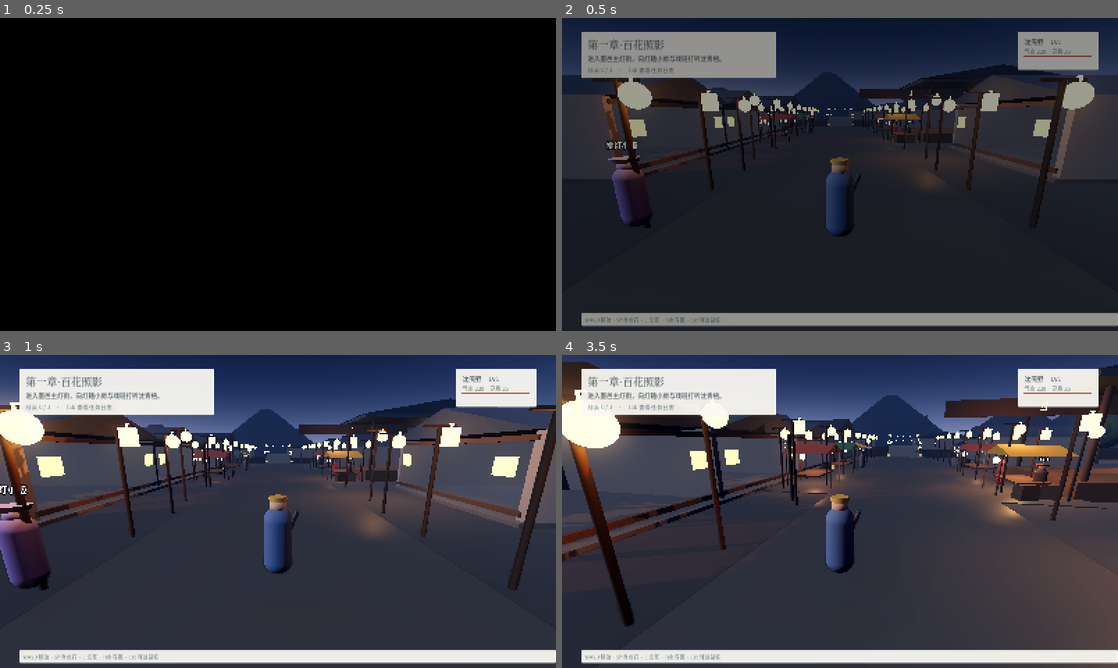
Above: before the commit, frames 1-4 (two rows, left to right).
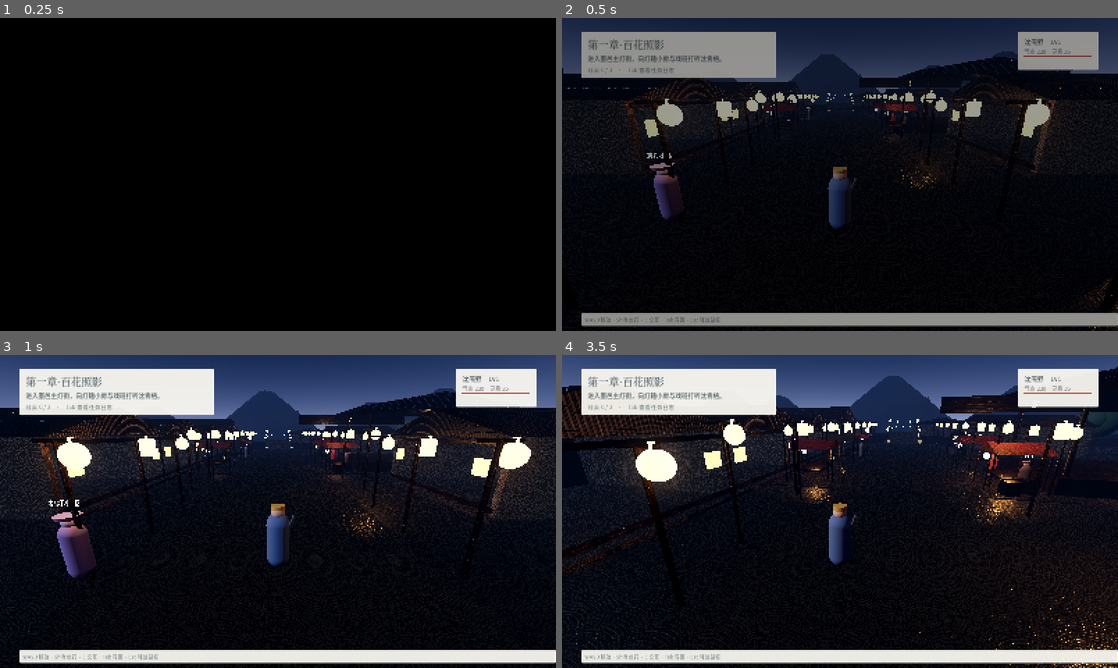
Above: after the commit, the same moments.

Repository: zhihu-baihe/zhihu
Game: Godot game, scene res://scenes/main.tscn
Same seed, same stepped clock (60 frames per second), same inputs: the game is played once before the commit and once after it.
Inputs (mouse positions are in pixels of both pictures, inside the frame that each line leads up to):
- Up to frame 1 (0.25 s): no input
- Up to frame 2 (0.5 s): no input
- Up to frame 3 (1 s): tap Enter (ui_accept) at 0.5, 0.77 s; move the mouse to (305, 511) at 0.52 s; hold W (move_forward) from 0.53 s (still down); hold E (interact) from 0.53 s (still down); click (305, 511) at 0.67 s
- Up to frame 4 (3.5 s): keep holding W (move_forward); move the mouse to (812, 511) at 1.27 s; release E (interact) at 1.28 s; tap Shift (sprint) at 1.35, 2.85 s; tap Enter (ui_accept) at 1.52, 3.02 s; move the mouse to (851, 505) at 2.02 s; hold E (interact) 2.03-2.78 s; move the mouse to (834, 517) at 2.77 s; click (834, 517) at 2.92 s

Frame 1 is identical in both runs. In frame 2, 64% of the frame differs, in the area x 0-100%, y 12-100%; in frame 3, 74%; in frame 4, 76%, in the area x 0-100%, y 2-100%.

Commit message:
art: 接入 4 套 ambientCG CC0 真实 PBR 材质（世界三平面映射）+ 镜头调整
- 下载并处理 Planks037A(木)/RoofingTiles013A(青瓦)/PavingStones151(铺路石)/Fabric085(织物)：源档入 assets/source/，Color+Normal+Roughness+AO 入 assets/processed/
- MatCache.textured()：uv1_world_triplanar 世界三平面映射，程序化盒体免 UV；调色板颜色作色调
- town_builder 新增 TEX_MAP/_mat()：木/瓦/石/布四类材质按调色板键自动接管，未映射键仍用纯色（可逐块替换）
- 街面湿石低粗糙度 + SSR 反射灯火；镜头 SpringArm 5.4→6.6、俯角 14°→18°
- 资源台账补全 4 套贴图的完整字段（含 noai_flag / commercial_ok / attribution）
- 验证：自检 39/39、冒烟 0 错误、三张场景截图重出

Diff:
--- a/yunque/data/map_moyi.json
+++ b/yunque/data/map_moyi.json
@@ -73,10 +73,10 @@
     "tonemap_exposure": 1.05
   },
   "palette": {
-    "stone": "#7d766b",
+    "stone": "#847d71",
     "stone_dark": "#6f6a62",
     "dirt": "#7a6b58",
-    "wall": "#a89a88",
+    "wall": "#bdb1a0",
     "wood": "#6b4f35",
     "wood_dark": "#4f3a27",
     "roof": "#46525e",
--- a/yunque/scenes/actors/player.tscn
+++ b/yunque/scenes/actors/player.tscn
@@ -73,12 +73,12 @@
 material_override = SubResource("mat_sword")
 
 [node name="CameraYaw" type="Node3D" parent="."]
-transform = Transform3D(1, 0, 0, 0, 1, 0, 0, 0, 1, 0, 1.55, 0)
+transform = Transform3D(1, 0, 0, 0, 1, 0, 0, 0, 1, 0, 1.72, 0)
 
 [node name="SpringArm3D" type="SpringArm3D" parent="CameraYaw"]
-transform = Transform3D(1, 0, 0, 0, 0.97, 0.242, 0, -0.242, 0.97, 0, 0, 0)
+transform = Transform3D(1, 0, 0, 0, 0.951, 0.309, 0, -0.309, 0.951, 0, 0, 0)
 collision_mask = 1
-spring_length = 5.4
+spring_length = 6.6
 margin = 0.35
 
 [node name="Camera3D" type="Camera3D" parent="CameraYaw/SpringArm3D"]
--- a/yunque/scripts/world/mat_cache.gd
+++ b/yunque/scripts/world/mat_cache.gd
@@ -49,3 +49,42 @@
 
 static func clear() -> void:
 	_cache.clear()
+
+## 真实 PBR 贴图材质：**世界三平面映射（triplanar）**，程序化盒体不需要逐件 UV，
+## 大墙与小箱按世界尺度平铺同一张图，尺寸自动正确。
+## 贴图来源：ambientCG（CC0），已按 05_美术标准 §7 放在 assets/processed/textures/。
+static func textured(color_path: String, normal_path: String, rough_path: String,
+		ao_path: String, world_scale: float, tint: Color,
+		roughness := 1.0, alpha := 1.0) -> StandardMaterial3D:
+	var k := "T|%s|%.3f|%s|%.2f|%.2f" % [color_path, world_scale, tint.to_html(true), roughness, alpha]
+	if _cache.has(k):
+		return _cache[k]
+	var m := StandardMaterial3D.new()
+	var ct: Texture2D = load(color_path)
+	if ct != null:
+		m.albedo_texture = ct
+	var nt: Texture2D = load(normal_path)
+	if nt != null:
+		m.normal_enabled = true
+		m.normal_texture = nt
+		m.normal_scale = 1.0
+	var rt: Texture2D = load(rough_path)
+	if rt != null:
+		m.roughness_texture = rt
+	var at: Texture2D = load(ao_path)
+	if at != null:
+		m.ao_enabled = true
+		m.ao_texture = at
+	var tinted := tint
+	if alpha < 1.0:
+		tinted.a = alpha
+		m.transparency = BaseMaterial3D.TRANSPARENCY_ALPHA
+	m.albedo_color = tinted
+	m.roughness = roughness
+	m.metallic = 0.0
+	m.uv1_triplanar = true
+	m.uv1_world_triplanar = true
+	m.uv1_scale = Vector3(world_scale, world_scale, world_scale)
+	m.texture_filter = BaseMaterial3D.TEXTURE_FILTER_LINEAR_WITH_MIPMAPS_ANISOTROPIC
+	_cache[k] = m
+	return m
--- a/yunque/scripts/world/town_builder.gd
+++ b/yunque/scripts/world/town_builder.gd
@@ -66,6 +66,44 @@
 
 static func _col(pal: Dictionary, key: String, fallback := "#888888") -> Color:
 	return Color(str(pal.get(key, fallback)))
+
+## 调色板键 → 真实 PBR 贴图集（ambientCG CC0）。[贴图集名, 世界平铺尺度（越小越密）]
+## 没有映射的键继续用纯色，保证灰盒与正式资产可以逐块替换、互不影响。
+const TEX_ROOT := "res://assets/processed/textures/"
+const TEX_MAP := {
+	"roof": ["RoofingTiles013A", 0.5],
+	"roof_dark": ["RoofingTiles013A", 0.5],
+	"wall": ["PavingStones151", 0.28],
+	"stone": ["PavingStones151", 0.28],
+	"stone_dark": ["PavingStones151", 0.28],
+	"wood": ["Planks037A", 0.42],
+	"wood_dark": ["Planks037A", 0.42],
+	"cloth_red": ["Fabric085", 0.85],
+	"cloth_gold": ["Fabric085", 0.85],
+	"cloth_green": ["Fabric085", 0.85],
+}
+
+static var _mat_cache: Dictionary = {}
+
+## 取材质：调色板键有贴图集时返回「贴图 + 该键颜色作色调」，否则回退纯色。
+## tint_override 用于需要压暗/变体的场合（如墙帽、湿石街）。
+static func _mat(pal: Dictionary, key: String, roughness := 0.85, tint_override := Color(0, 0, 0, 0)) -> Material:
+	var color := _col(pal, key)
+	if tint_override.a > 0.0:
+		color = tint_override
+	if not TEX_MAP.has(key):
+		return MatCache.solid(color, roughness)
+	var entry: Array = TEX_MAP[key]
+	var set_name := str(entry[0])
+	var world_scale := float(entry[1])
+	var ck := "%s|%s|%.2f|%.2f" % [set_name, color.to_html(true), world_scale, roughness]
+	if _mat_cache.has(ck):
+		return _mat_cache[ck]
+	var base := TEX_ROOT + set_name + "/" + set_name + "_1K-JPG_"
+	var m := MatCache.textured(base + "Color.jpg", base + "NormalGL.jpg",
+		base + "Roughness.jpg", base + "AmbientOcclusion.jpg", world_scale, color, roughness)
+	_mat_cache[ck] = m
+	return m
 
 static func _make_body(parent: Node3D, nm: String, pos: Vector3, yaw_deg: float) -> StaticBody3D:
 	var body := StaticBody3D.new()
@@ -222,12 +260,13 @@
 static func _terrain(parent: Node3D, t: Dictionary, pal: Dictionary) -> void:
 	var pos := _v3(t.get("pos", [0, 0, 0]))
 	var size := _v3(t.get("size", [10, 1, 10]))
-	_box(parent, pos, size, MatCache.solid(_col(pal, str(t.get("mat", "stone")), "#6f6a62").darkened(0.18), 0.95), true, 0.0, "Terrain")
+	_box(parent, pos, size, _mat(pal, str(t.get("mat", "stone")), 0.95, _col(pal, str(t.get("mat", "stone")), "#6f6a62").darkened(0.18)), true, 0.0, "Terrain")
 
 static func _street(parent: Node3D, s: Dictionary, pal: Dictionary) -> void:
 	var kind := str(s.get("kind", "street"))
 	# 湿石街：低粗糙度 + SSR，让灯笼在石面上留下反射（参考图的核心视觉手段）
-	var wet_mat := MatCache.solid(_col(pal, str(s.get("mat", "stone")), "#7d766b").darkened(0.12), 0.42)
+	var street_key := str(s.get("mat", "stone"))
+	var wet_mat := _mat(pal, street_key, 0.42, _col(pal, street_key).darkened(0.18))
 	if kind == "plaza":
 		var pos := _v3(s.get("pos", [0, 0, 0]))
 		var size := _v3(s.get("size", [10, 0, 10]))
@@ -290,13 +329,14 @@
 	if length <= 0.01:
 		return
 	var yaw := _yaw_from_dir(d)
-	var wall_col := _col(pal, str(w.get("mat", "wall")), "#a89a88")
-	var mat := MatCache.solid(wall_col, 0.9)
+	var wall_key := str(w.get("mat", "wall"))
+	var wall_col := _col(pal, wall_key, "#a89a88")
+	var mat := _mat(pal, wall_key, 0.9)
 	_box(parent, Vector3((a.x + b.x) * 0.5, h * 0.5, (a.y + b.y) * 0.5),
 		Vector3(length, h, th), mat, true, yaw, "Wall")
 	# 墙帽，给灰盒一点轮廓
 	_box(parent, Vector3((a.x + b.x) * 0.5, h + 0.12, (a.y + b.y) * 0.5),
-		Vector3(length + 0.2, 0.24, th + 0.24), MatCache.solid(wall_col.darkened(0.25), 0.9), false, yaw, "WallCap")
+		Vector3(length + 0.2, 0.24, th + 0.24), _mat(pal, wall_key, 0.9, wall_col.darkened(0.25)), false, yaw, "WallCap")
 
 
 # ================================================================ 城门
@@ -306,9 +346,9 @@
 	var off := float(g.get("tower_offset", 7.0))
 	var tsize := _v3(g.get("tower_size", [8, 6, 7.5]))
 	var beam_y := float(g.get("beam_y", 6.0))
-	var wall_mat := MatCache.solid(_col(pal, "wall", "#a89a88"), 0.9)
+	var wall_mat := _mat(pal, "wall", 0.9)
 	var roof_col := _col(pal, "roof", "#46525e")
-	var roof_mat := MatCache.solid(roof_col, 0.8)
+	var roof_mat := _mat(pal, "roof", 0.8)
 	for s in [-1.0, 1.0]:
 		var tp := Vector3(pos.x + off * s, tsize.y * 0.5, pos.y)
 		_box(parent, tp, tsize, wall_mat, true, 0.0, "GateTower")
@@ -319,7 +359,7 @@
 	_box(parent, Vector3(pos.x, beam_y, pos.y), Vector3(off * 2 + 2.0, 1.3, tsize.z * 0.8),
 		roof_mat, false, 0.0, "GateBeam")
 	_box(parent, Vector3(pos.x, beam_y + 1.35, pos.y), Vector3(off * 2 + 3.0, 1.5, tsize.z * 0.95),
-		MatCache.solid(roof_col.darkened(0.2), 0.8), false, 0.0, "GateRoofTop")
+		_mat(pal, "roof", 0.8, roof_col.darkened(0.2)), false, 0.0, "GateRoofTop")
 	var plaque := str(g.get("plaque", "城门"))
 	_label(parent, Vector3(pos.x, beam_y + 0.2, pos.y - tsize.z * 0.45), plaque,
 		Color(0.98, 0.9, 0.66), 96, 0.007, 180.0)
@@ -332,14 +372,17 @@
 	var fp := _v2(b.get("footprint", [10, 8]))
 	var h := float(b.get("height", 3.4))
 	var yaw := float(b.get("yaw_deg", 90.0))
-	var wall_mat := MatCache.solid(_col(pal, str(b.get("wall_mat", "wall")), "#a89a88"), 0.9)
-	var roof_mat := MatCache.solid(_col(pal, str(b.get("roof_mat", "roof")), "#46525e"), 0.82)
-	var wood_mat := MatCache.solid(_col(pal, "wood", "#6b4f35"), 0.85)
+	var wall_key := str(b.get("wall_mat", "wall"))
+	var roof_key := str(b.get("roof_mat", "roof"))
+	var wall_mat := _mat(pal, wall_key, 0.9)
+	var roof_col := _col(pal, roof_key)
+	var roof_mat := _mat(pal, roof_key, 0.82)
+	var wood_mat := _mat(pal, "wood", 0.85)
 	var th := 0.35
 
 	# 石砌墙基（不碰撞，避免门槛卡住玩家）
 	_box(parent, Vector3(pos.x, 0.09, pos.y), Vector3(fp.x + 0.7, 0.18, fp.y + 0.7),
-		MatCache.solid(_col(pal, "stone_dark", "#6f6a62"), 0.95), false, 0.0, "Base")
+		_mat(pal, "stone_dark", 0.95), false, 0.0, "Base")
 
 	# 四面墙
 	_box(parent, Vector3(pos.x, h * 0.5, pos.y - fp.y * 0.5), Vector3(fp.x, h, th), wall_mat, true, 0.0, "WallN")
@@ -419,11 +462,11 @@
 	var size := _v2(s.get("size", [12, 8]))
 	var h := float(s.get("height", 1.0))
 	var yaw := float(s.get("yaw_deg", 270.0))
-	var wood := MatCache.solid(_col(pal, "wood", "#6b4f35"), 0.85)
-	var wood_dark := MatCache.solid(_col(pal, "wood_dark", "#4f3a27"), 0.85)
+	var wood := _mat(pal, "wood", 0.85)
+	var wood_dark := _mat(pal, "wood_dark", 0.85)
 	var roof_col := _col(pal, "roof", "#46525e")
-	var roof := MatCache.solid(roof_col, 0.8)
-	var cloth := MatCache.solid(_col(pal, str(s.get("curtain", "cloth_red")), "#b5543c"), 0.95)
+	var roof := _mat(pal, "roof", 0.8)
+	var cloth := _mat(pal, str(s.get("curtain", "cloth_red")), 0.95)
 
 	_box(parent, Vector3(pos.x, h * 0.5, pos.y), Vector3(size.x, h, size.y), wood, true, 0.0, "StageDeck")
 	for sx in [-1.0, 1.0]:
@@ -431,7 +474,7 @@
 			_cylinder(parent, Vector3(pos.x + sx * (size.x * 0.5 - 0.6), h + 2.3, pos.y + sz * (size.y * 0.5 - 0.6)),
 				0.16, 4.6, wood_dark, true, "Pillar")
 	_box(parent, Vector3(pos.x, h + 5.0, pos.y), Vector3(size.x + 1.4, 0.35, size.y + 1.4), roof, false, 0.0, "StageRoof")
-	_prism(parent, Vector3(pos.x, h + 5.7, pos.y), Vector3(size.x + 1.8, 1.2, size.y + 1.8), MatCache.solid(roof_col.darkened(0.15), 0.8), 0.0, "StageRoofTop")
+	_prism(parent, Vector3(pos.x, h + 5.7, pos.y), Vector3(size.x + 1.8, 1.2, size.y + 1.8), _mat(pal, "roof", 0.8, roof_col.darkened(0.15)), 0.0, "StageRoofTop")
 	# 后台幕布（背对观众的一侧 = -front）
 	var front := _front_dir(yaw)
 	var back := -front
@@ -460,8 +503,8 @@
 	var pos := _v2(s.get("pos", [0, 0]))
 	var size := _v2(s.get("size", [3.2, 2.4]))
 	var yaw := float(s.get("yaw_deg", 0.0))
-	var wood := MatCache.solid(_col(pal, "wood", "#6b4f35"), 0.85)
-	var cloth := MatCache.solid(_col(pal, str(s.get("cloth", "cloth_red")), "#b5543c"), 0.95)
+	var wood := _mat(pal, "wood", 0.85)
+	var cloth := _mat(pal, str(s.get("cloth", "cloth_red")), 0.95)
 	var h := 2.3
 	for sx in [-1.0, 1.0]:
 		for sz in [-1.0, 1.0]:
@@ -485,7 +528,7 @@
 	var off := _v2(r.get("offset", [0, 0]))
 	var warm := str(r.get("mat", "lantern"))
 	var lmat := MatCache.emissive(_col(pal, warm, "#ffb457"), 1.7)
-	var pmat := MatCache.solid(_col(pal, "wood_dark", "#4f3a27"), 0.9)
+	var pmat := _mat(pal, "wood_dark", 0.9)
 	var lcolor := _col(pal, warm, "#ffb457")
 	for i in count:
 		var t := 0.0 if count <= 1 else float(i) / float(count - 1)
@@ -511,7 +554,7 @@
 	match kind:
 		"tree":
 			var s := float(p.get("scale", 1.0))
-			var trunk := MatCache.solid(_col(pal, "wood_dark", "#4f3a27"), 0.95)
+			var trunk := _mat(pal, "wood_dark", 0.95)
 			var leaf := MatCache.solid(_col(pal, "leaf", "#3f5a3a"), 0.95)
 			var leaf2 := MatCache.solid(_col(pal, "leaf_dark", "#2c4229"), 0.95)
 			_cylinder(parent, Vector3(pos.x, 1.6 * s, pos.z), 0.2 * s, 3.2 * s, trunk, true, "Trunk")
@@ -530,33 +573,33 @@
 				_cylinder(parent, bp + Vector3(0, h2 * 0.5, 0), 0.07, h2, stalkm, false, "Bamboo")
 				_sphere(parent, bp + Vector3(0, h2, 0), 0.55, leafm, "BambooLeaf")
 		"well":
-			var stone := MatCache.solid(_col(pal, "stone", "#8c857a"), 0.95)
-			var wood := MatCache.solid(_col(pal, "wood", "#6b4f35"), 0.9)
+			var stone := _mat(pal, "stone", 0.95)
+			var wood := _mat(pal, "wood", 0.9)
 			_cylinder(parent, Vector3(pos.x, 0.45, pos.z), 0.95, 0.9, stone, true, "WellRing")
 			for sx in [-1.0, 1.0]:
 				_cylinder(parent, Vector3(pos.x + sx * 0.75, 1.5, pos.z), 0.07, 2.2, wood, false, "WellPost")
-			_prism(parent, Vector3(pos.x, 2.75, pos.z), Vector3(2.2, 0.6, 1.8), MatCache.solid(_col(pal, "roof", "#46525e"), 0.85), 0.0, "WellRoof")
+			_prism(parent, Vector3(pos.x, 2.75, pos.z), Vector3(2.2, 0.6, 1.8), _mat(pal, "roof", 0.85), 0.0, "WellRoof")
 		"sign":
-			var wood := MatCache.solid(_col(pal, "wood_dark", "#4f3a27"), 0.9)
+			var wood := _mat(pal, "wood_dark", 0.9)
 			var h3 := float(p.get("height", 3.0))
 			_cylinder(parent, Vector3(pos.x, h3 * 0.5, pos.z), 0.09, h3, wood, true, "SignPost")
 			var text := str(p.get("text", ""))
 			if text != "":
 				_label(parent, Vector3(pos.x, h3 - 0.5, pos.z), text, Color(0.95, 0.9, 0.72), 64, 0.005, yaw)
 		"boat":
-			var hull := MatCache.solid(_col(pal, "wood", "#6b4f35"), 0.9)
+			var hull := _mat(pal, "wood", 0.9)
 			_box(parent, Vector3(pos.x, -0.25, pos.z), Vector3(3.4, 0.5, 1.2), hull, false, yaw, "Hull")
 			_prism(parent, Vector3(pos.x + 1.9, -0.2, pos.z), Vector3(0.8, 0.55, 1.2), hull, yaw, "Prow")
 			_sphere(parent, Vector3(pos.x - 1.2, 0.35, pos.z), 0.18,
 				MatCache.emissive(_col(pal, "lantern", "#ffb457"), 2.2), "BoatLantern")
 		"crate":
 			_box(parent, Vector3(pos.x, 0.42, pos.z), Vector3(0.85, 0.85, 0.85),
-				MatCache.solid(_col(pal, "wood", "#6b4f35"), 0.9), true, yaw, "Crate")
+				_mat(pal, "wood", 0.9), true, yaw, "Crate")
 		"barrel":
 			_cylinder(parent, Vector3(pos.x, 0.5, pos.z), 0.42, 1.0,
-				MatCache.solid(_col(pal, "wood_dark", "#4f3a27"), 0.9), true, "Barrel")
+				_mat(pal, "wood_dark", 0.9), true, "Barrel")
 		"desk":
-			var wood := MatCache.solid(_col(pal, "wood", "#6b4f35"), 0.88)
+			var wood := _mat(pal, "wood", 0.88)
 			_box(parent, Vector3(pos.x, 0.82, pos.z), Vector3(1.9, 0.12, 0.95), wood, true, yaw, "DeskTop")
 			for sx in [-1.0, 1.0]:
 				_box(parent, Vector3(pos.x + sx * 0.8, 0.4, pos.z), Vector3(0.12, 0.8, 0.8), wood, false, yaw, "DeskLeg")
@@ -566,7 +609,7 @@
 		"ramp":
 			var size := _v3(p.get("size", [2.8, 0.24, 2.4]))
 			_ramp(parent, pos, size, float(p.get("rise_deg", 20.0)), yaw,
-				MatCache.solid(_col(pal, "wood", "#6b4f35"), 0.9), "PropRamp")
+				_mat(pal, "wood", 0.9), "PropRamp")
 
 
 # ================================================================ 桥
@@ -585,8 +628,8 @@
 	var yaw := _yaw_from_dir(d)
 	var dir := d / length
 	var perp := Vector2(-dir.y, dir.x)
-	var deck_mat := MatCache.solid(_col(pal, "stone", "#8c857a"), 0.92)
-	var rail_mat := MatCache.solid(_col(pal, "wood_dark", "#4f3a27"), 0.9)
+	var deck_mat := _mat(pal, "stone", 0.55)
+	var rail_mat := _mat(pal, "wood_dark", 0.9)
 	var seg_len := length / float(segs)
 	for i in segs:
 		var t0 := float(i) / float(segs)
@@ -605,7 +648,7 @@
 	# 桥头与桥心灯柱
 	var rows := int(b.get("lantern_rows", 2))
 	var lamp := MatCache.emissive(_col(pal, "lantern", "#ffb457"), 1.9)
-	var pole := MatCache.solid(_col(pal, "wood_dark", "#4f3a27"), 0.9)
+	var pole := _mat(pal, "wood_dark", 0.9)
 	for t: float in [0.06, 0.5, 0.94]:
 		var mid2 := Vector2(lerpf(a.x, c.x, t), lerpf(a.y, c.y, t))
 		var yl := arch * sin(PI * t)
Binary file added: yunque/assets/processed/textures/Fabric085/Fabric085_1K-JPG_AmbientOcclusion.jpg
Not shown, added: yunque/assets/processed/textures/Fabric085/Fabric085_1K-JPG_AmbientOcclusion.jpg.import
Binary file added: yunque/assets/processed/textures/Fabric085/Fabric085_1K-JPG_Color.jpg
Not shown, added: yunque/assets/processed/textures/Fabric085/Fabric085_1K-JPG_Color.jpg.import
Binary file added: yunque/assets/processed/textures/Fabric085/Fabric085_1K-JPG_NormalGL.jpg
Not shown, added: yunque/assets/processed/textures/Fabric085/Fabric085_1K-JPG_NormalGL.jpg.import
Binary file added: yunque/assets/processed/textures/Fabric085/Fabric085_1K-JPG_Roughness.jpg
Not shown, added: yunque/assets/processed/textures/Fabric085/Fabric085_1K-JPG_Roughness.jpg.import
Binary file added: yunque/assets/processed/textures/PavingStones151/PavingStones151_1K-JPG_AmbientOcclusion.jpg
Not shown, added: yunque/assets/processed/textures/PavingStones151/PavingStones151_1K-JPG_AmbientOcclusion.jpg.import
Binary file added: yunque/assets/processed/textures/PavingStones151/PavingStones151_1K-JPG_Color.jpg
Not shown, added: yunque/assets/processed/textures/PavingStones151/PavingStones151_1K-JPG_Color.jpg.import
(and 30 more such lines)
